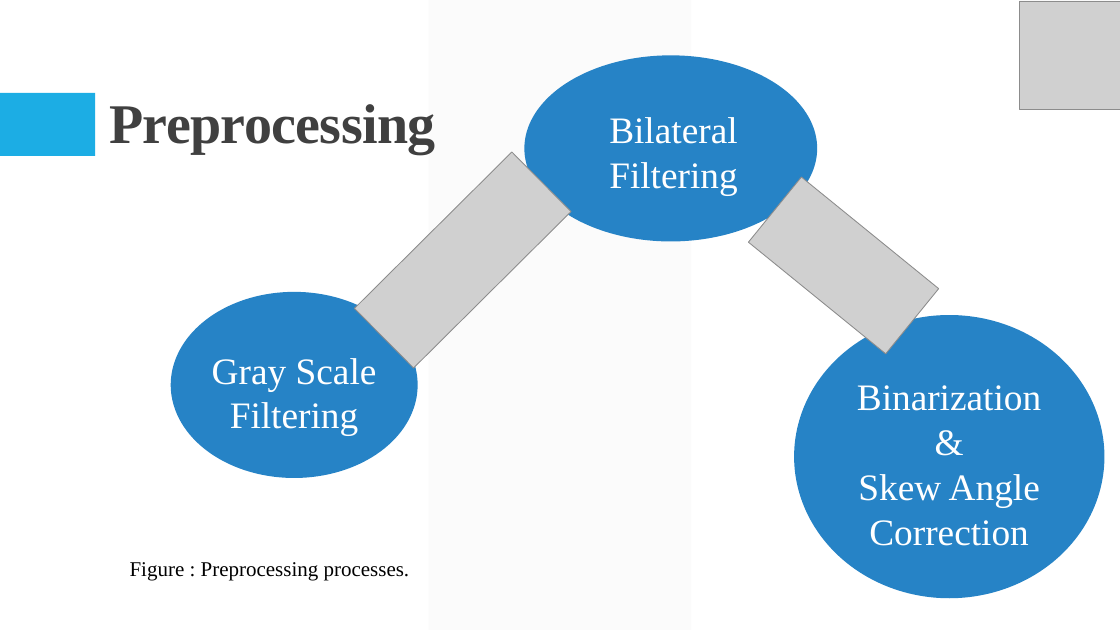
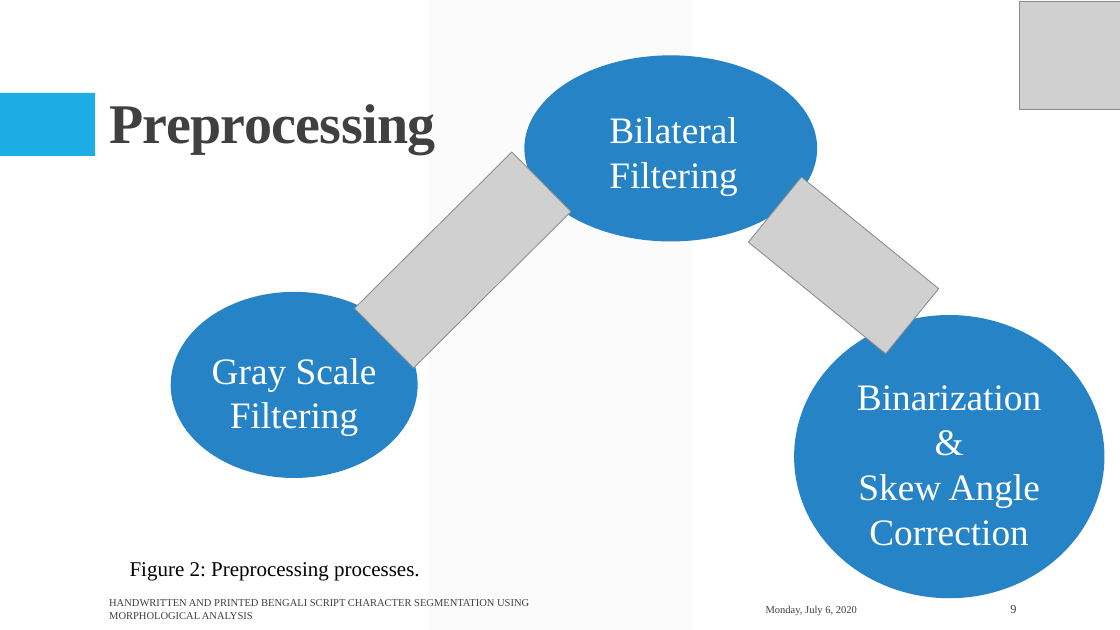
Before and after one commit to Arik096/project, a slide deck: slide 9 of book/puja.pptx (slide 6 before the commit). Drawn at 1120x630 pixels with LibreOffice and Linux fonts; fonts in the diff are those of the drawing; grey boxes stand for pictures. Boxes give left, top, right and bottom in pixels: in the first picture for what was removed or moved away, otherwise in the second. Text is boxed around its words. In the diff, an @@ line names an element or a change of style, - is before the commit and + after.

```diff
--- a/book/puja.pptx
+++ b/book/puja.pptx
@@ text at [130,562,420,581]: text changed @@
-Figure : Preprocessing processes.
+Figure 2: Preprocessing processes.
@@ text added at [109,599,529,619], 9 pt, text #404040 @@
+HANDWRITTEN AND PRINTED BENGALI SCRIPT CHARACTER SEGMENTATION USING MORPHOLOGICAL ANALYSIS
@@ text added at [766,605,857,615], 9 pt, text #404040 @@
+Monday, July 6, 2020
@@ page number added at [1010,605,1016,613], 10.5 pt, text #404040 @@
+9
```
Also in this commit, not shown: 16 other slides changed, 8 slides added.
